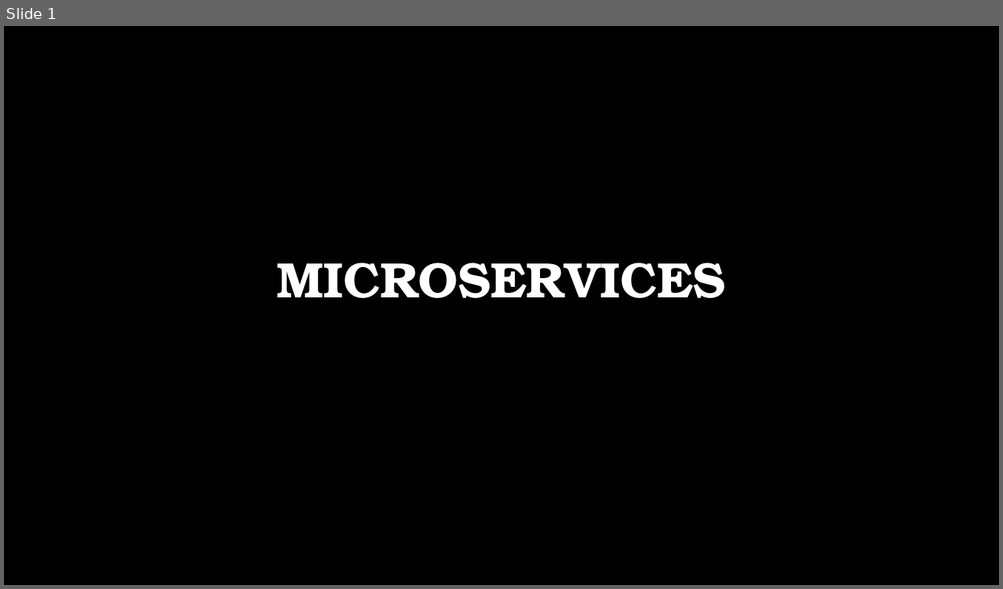
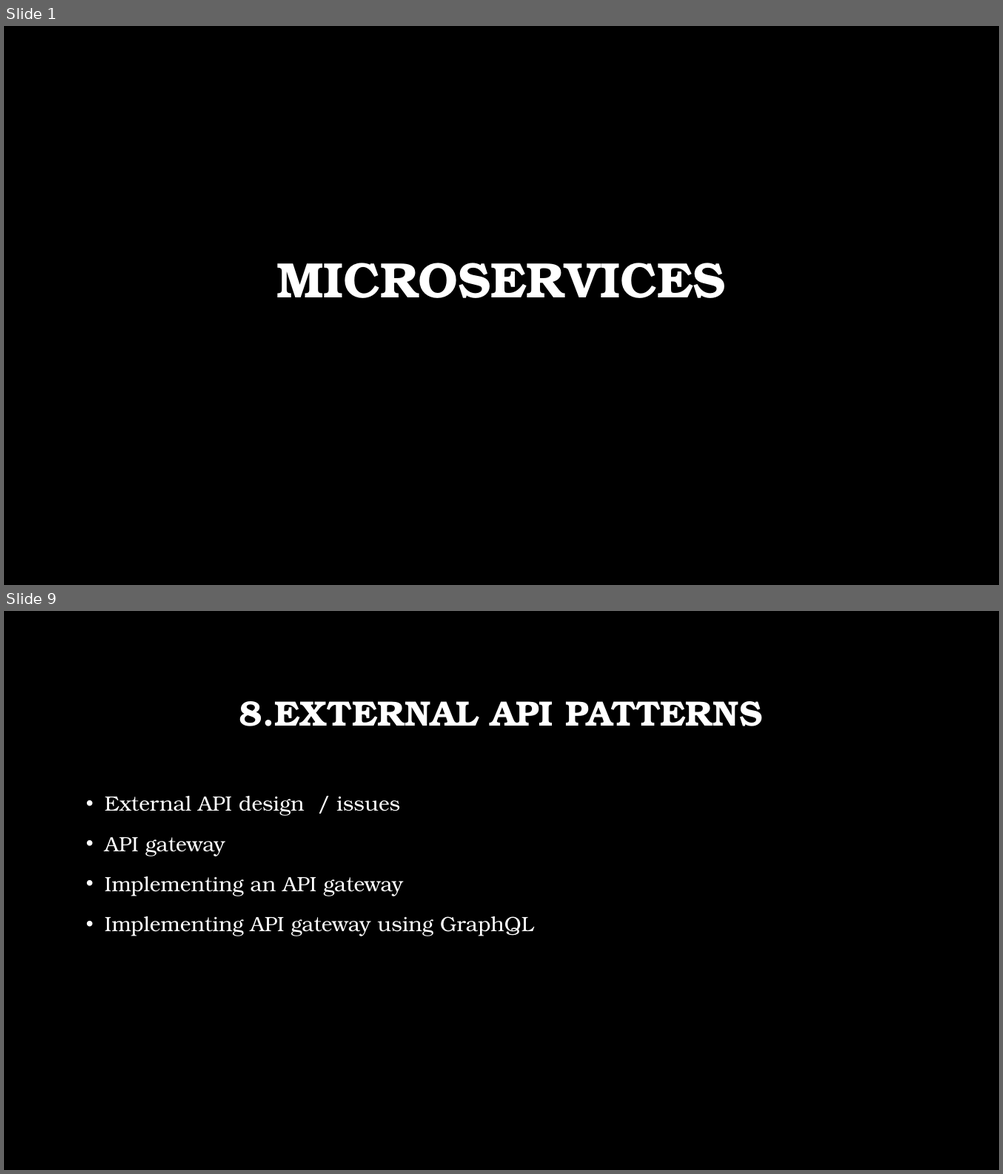
Before and after one commit to BharadwajMamidisetti/m5s8, a slide deck: docs/presentations/Microservices.pptx. Shown one above the other, each under a label of ours: slide 1 before the commit, slides 1 and 9 after it; the slides between them are not shown. The pictures are 1003x589 and 1003x1174 pixels, drawn with LibreOffice and Linux fonts; fonts in the diff are those of the drawing; background and template pictures are left out. Boxes give left, top, right and bottom in pixels: in the first picture for what was removed or moved away, otherwise in the second. Text is boxed around its words. In the diff, an @@ line names an element or a change of style, - is before the commit and + after.

```diff
--- a/docs/presentations/Microservices.pptx
+++ b/docs/presentations/Microservices.pptx
@@ slide 9 added at <box>4,611,999,1170</box>, background picture (left out) @@
@@ title added at <box>239,701,762,726</box>, 34 pt, text #FFFFFF, bold @@
+8.EXTERNAL API PATTERNS
@@ text added at <box>105,796,534,937</box>, 20 pt, text #FFFFFF @@
+• External API design / issues
+• API gateway
+• Implementing an API gateway
+• Implementing API gateway using GraphQL
```
Also in this commit, not shown: 5 slides changed, 11 other slides added.
